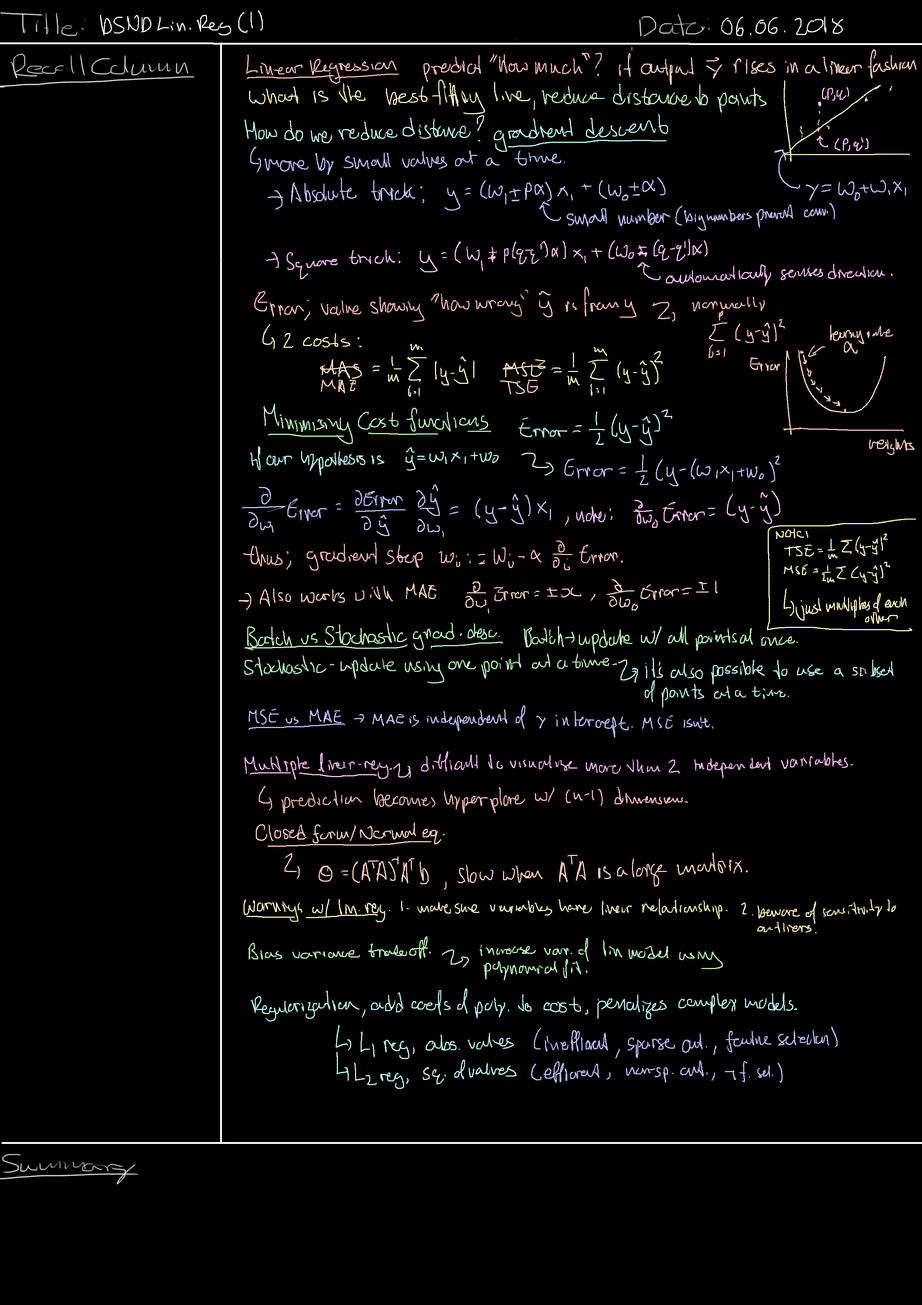
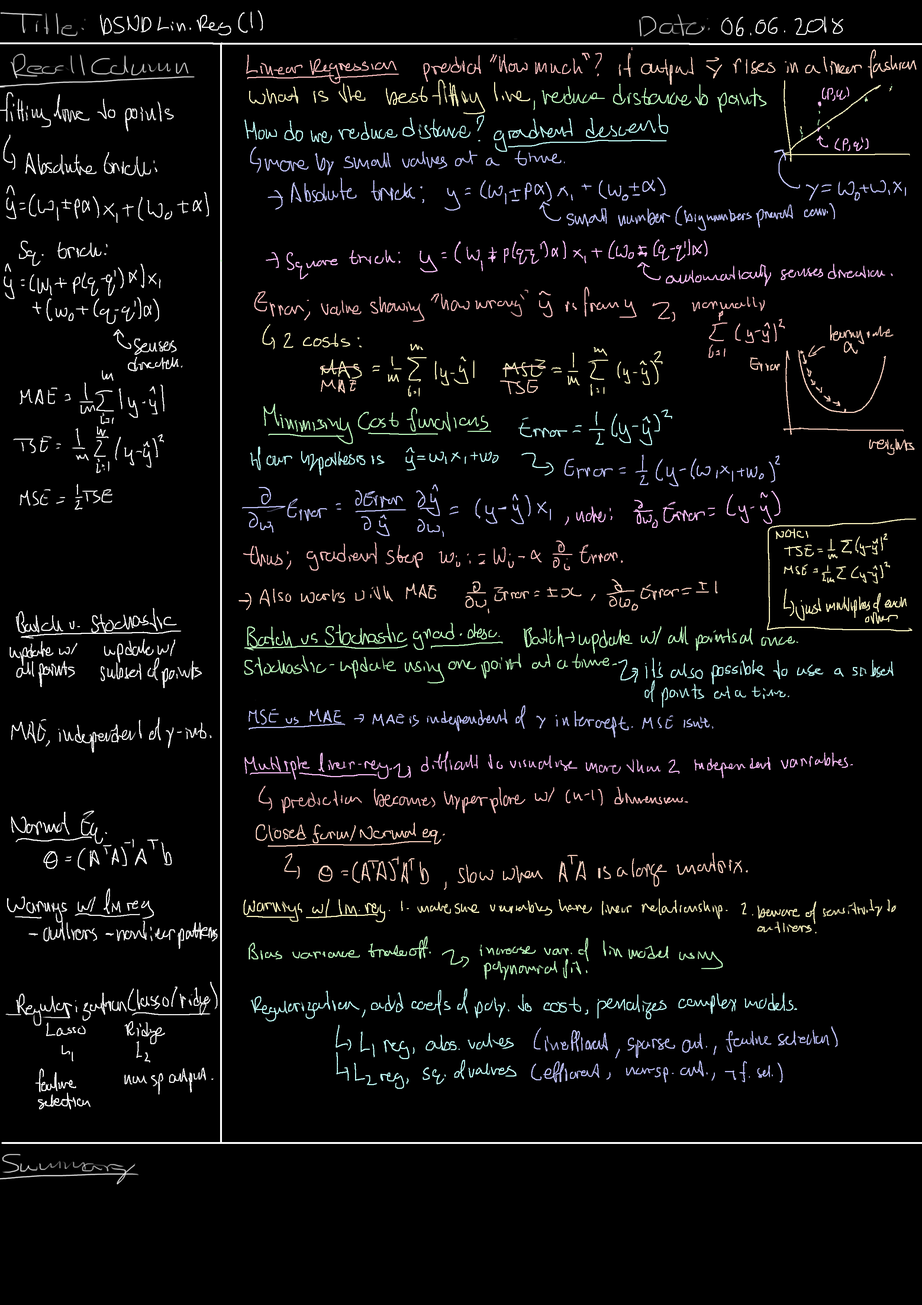
Revision of a layered 922x1305 image; what changed, layer by layer:
painted on "Background" over [0, 92, 218, 1110]
